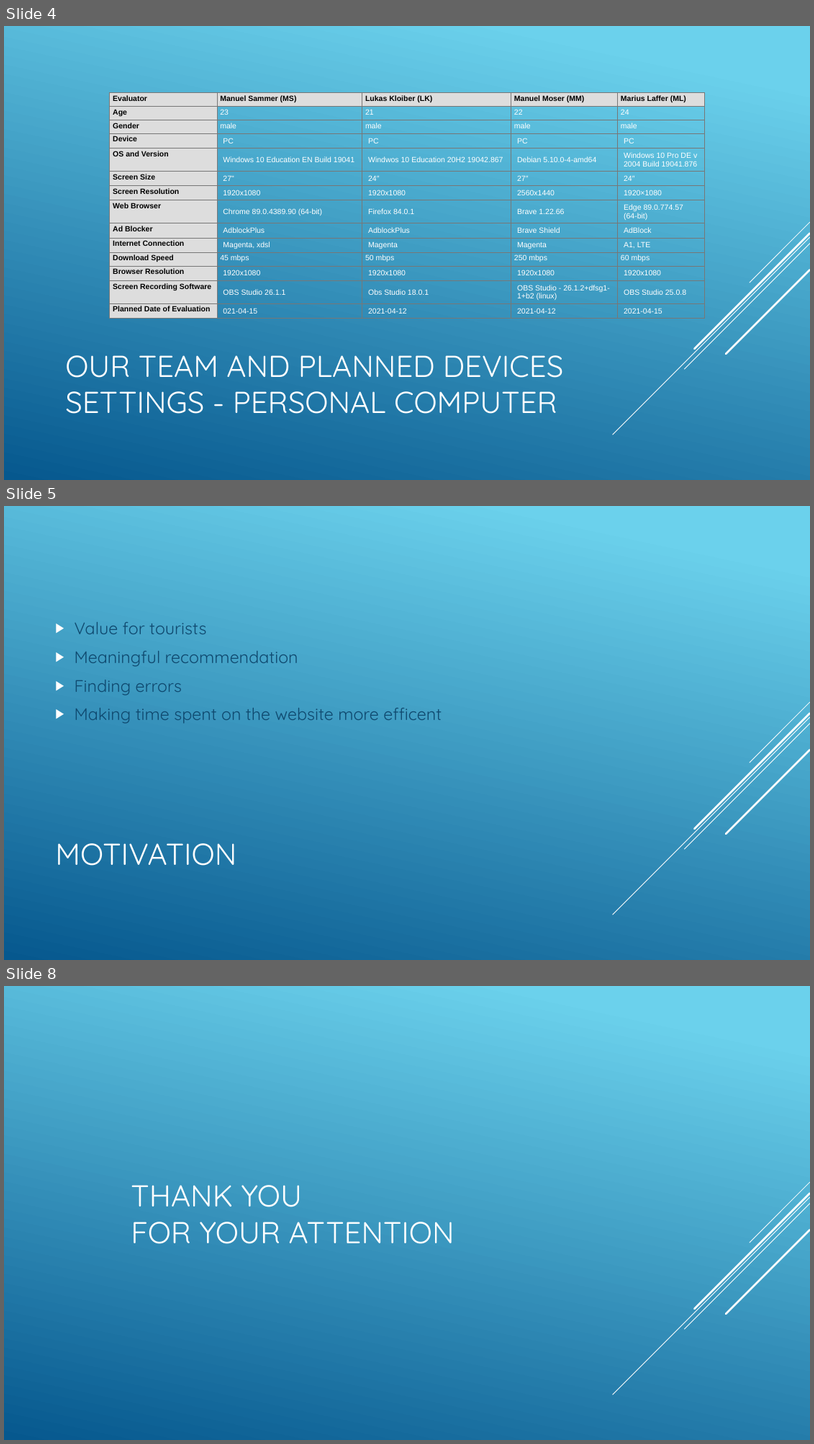
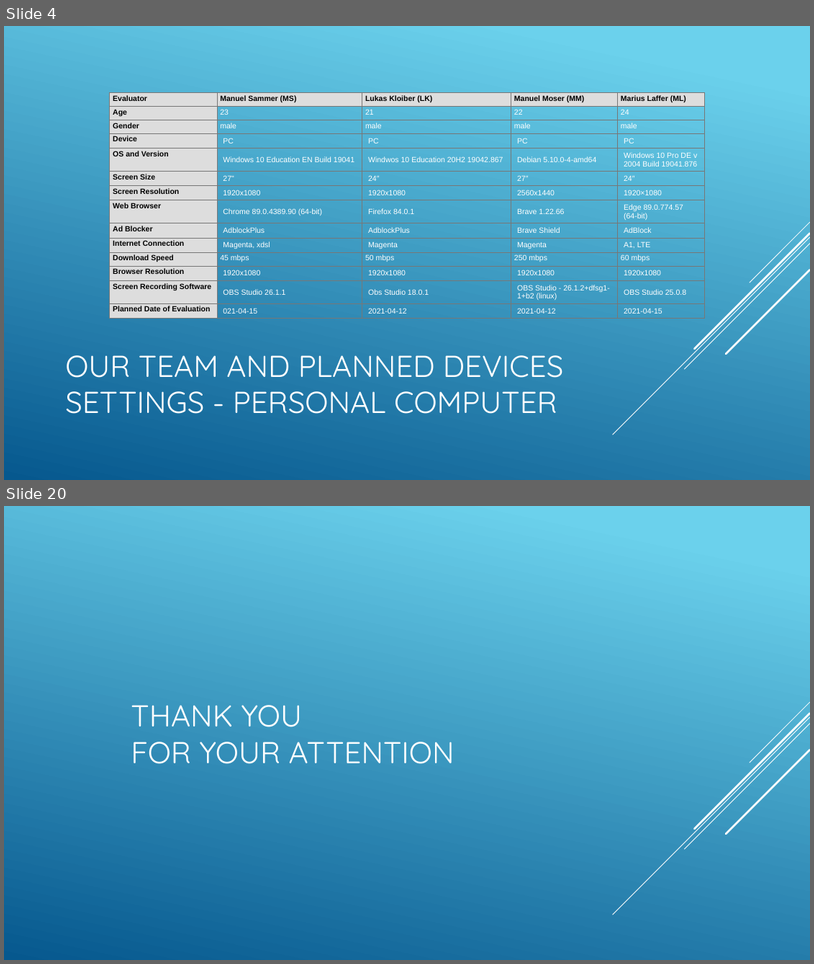
Before and after one commit to Deadmann1/hci_06_06, a slide deck: presentation/presentation.pptx. Shown one above the other, each under a label of ours: slides 4, 5 and 8 before the commit, slides 4 and 20 after it; the slides between them are not shown. The pictures are 814x1444 and 814x964 pixels, drawn with LibreOffice and Linux fonts; fonts in the diff are those of the drawing. Boxes give left, top, right and bottom in pixels: in the first picture for what was removed or moved away, otherwise in the second. Text is boxed around its words. In the diff, an @@ line names an element or a change of style, - is before the commit and + after.

```diff
--- a/presentation/presentation.pptx
+++ b/presentation/presentation.pptx
@@ slide 5 removed at [4, 506, 810, 960], background gradient #6ED2EB to #06588E; not listed: 5 template elements that a slide beside it also shows @@
@@ text removed at [75, 622, 442, 723] @@
-▶ Value for tourists
-▶ Meaningful recommendation
-▶ Finding errors
-▶ Making time spent on the website more efficent
@@ title removed at [55, 843, 237, 865] @@
-MOTIVATION
@@ what was slide 8 is now slide 20 @@
```
Also in this commit, not shown: 2 slides changed, 15 slides added, 2 other slides removed, 3 other files.
